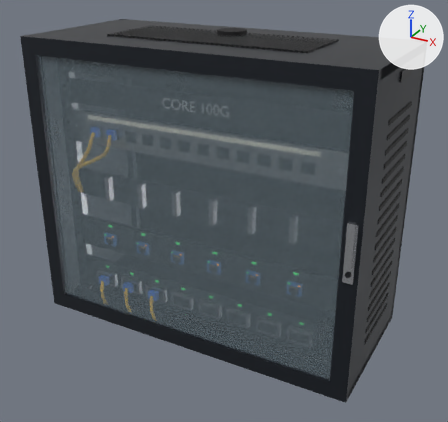
What one commit did to the glTF model assets/models/router_t4_core100g.glb.
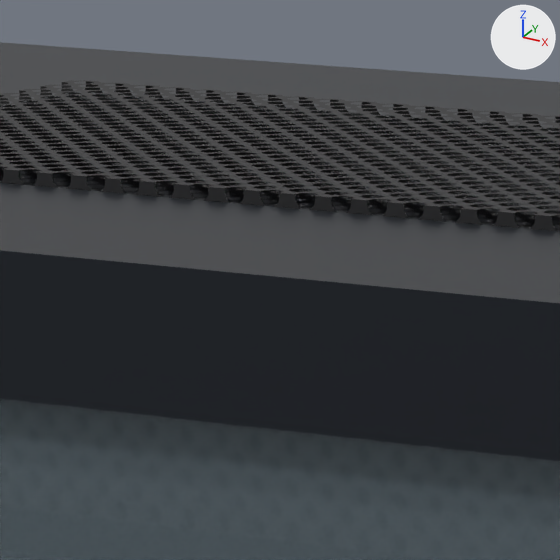
The first picture shows the older version from a camera (50 mm lens) standing at (0.705, -1.3, 0.627) and looking at (0.021, -0.057, 0.005). The close-ups show the older and then the newer version on the part from 32% to 48% of the width and 4% to 21% of the height of that picture. Only the edits that show in the close-ups are written down. Arrows for +X, +Y and +Z are at upper right; the lights stay in place. Where no turn or scale is listed for an object, it has been applied to the vertices.

In view in the first close-up: 'router_t4_core100g_Body', 'router_t4_core100g_Door'.
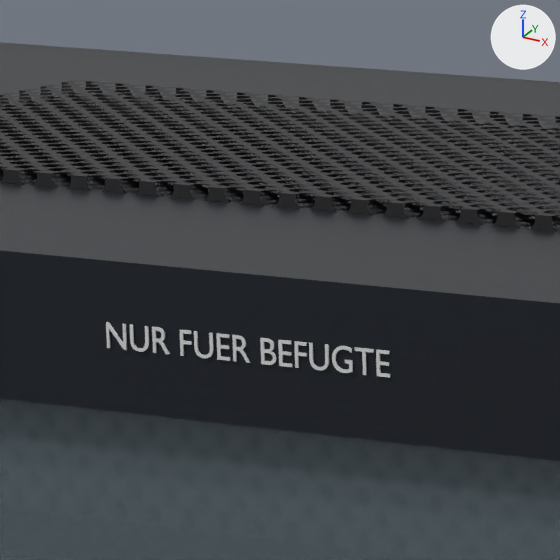
Location of each change, (x1, y1, x2, y2) in pixels of the close-ups (560 x 560 px):
'router_t4_core100g_Txt_DoorWarn', added
    after: (106, 322, 390, 377)

What changed in the scene script:
```text
Add me_router_t4_core100g_txt_doorwarn:
    me_router_t4_core100g_txt_doorwarn.from_pydata(...)  # 1408 vertices, 2776 faces; spans x -0.0443..0.0448, y -0.0002..0.0002, z -0.0031..0.0039
    me_router_t4_core100g_txt_doorwarn.materials.append(mat_dct_u_textlight)  # light grey #d9dbdb
Add ob_router_t4_core100g_txt_doorwarn:
    ob_router_t4_core100g_txt_doorwarn = bpy.data.objects.new('router_t4_core100g_Txt_DoorWarn', me_router_t4_core100g_txt_doorwarn)
    ob_router_t4_core100g_txt_doorwarn.location = (0.0, -0.2315, 0.4)
```
